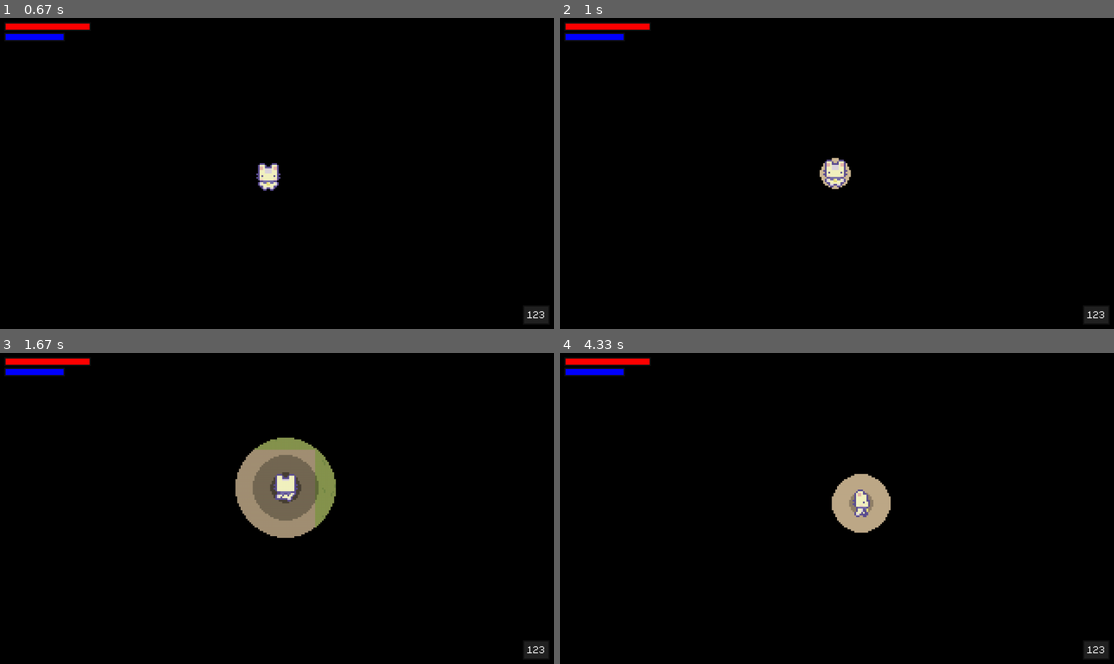
Above: before the commit, frames 1-4 (two rows, left to right).
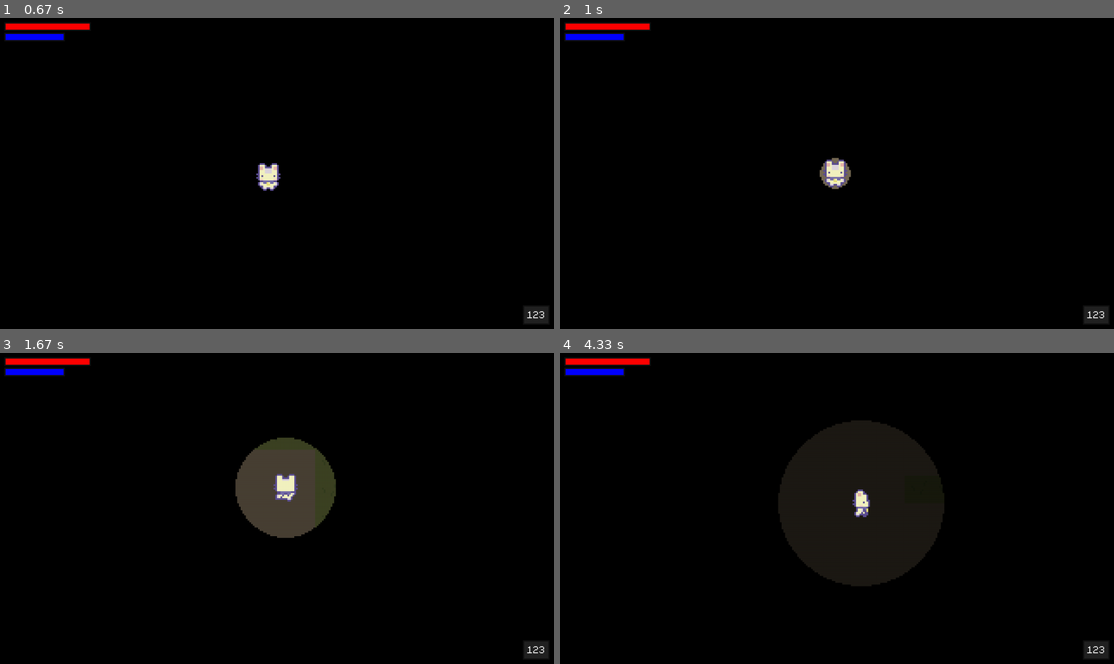
Above: after the commit, the same moments.

Repository: SushiOnToast/pygame-community-spring-jam-2025
Game: pygame game, started from code/main.py
Two runs of this game, one before a commit and one after it. Both use one fixed random seed, a clock stepped at 60 frames per second and the inputs below.
Inputs (mouse positions are in pixels of both pictures, inside the frame that each line leads up to):
- Up to frame 1 (0.67 s): click (277, 142) at 0.38 s
- Up to frame 2 (1 s): tap Space at 0.67 s
- Up to frame 3 (1.67 s): hold D 1-1.47 s; tap Space at 1.07, 1.37, 1.57 s; hold W from 1.5 s (still down)
- Up to frame 4 (4.33 s): release W at 1.8 s; hold D 1.83-2.3 s; tap Space at 1.9, 2.2, 2.4, 2.7, 2.97, 3.3, 3.6, 3.73, 4.13 s; hold A 2.33-2.87 s; hold S 2.9-3.2 s; hold A 3.23-3.63 s; hold W 3.67-4.03 s; hold D from 4.07 s (still down)

Frame 1 is identical in both runs. In frame 2, 0.1% of the frame differs, in the area x 46-53%, y 44-56%; in frame 3, 4.1%; in frame 4, 12%, in the area x 39-70%, y 21-75%.

Commit message:
change echolocation visual to one fading circle

Diff:
--- a/code/game_mechanics.py
+++ b/code/game_mechanics.py
@@ -54,7 +54,6 @@
         # Create surface for walking sound
         if self.player.is_moving:
             walk_surf = pygame.Surface((WIDTH, HEIGHT), pygame.SRCALPHA)
-            # Convert COLORKEY to RGBA
             color = (*COLORKEY, self.walking_fade)  # Unpack RGB and add alpha
             pygame.draw.circle(
                 walk_surf,
@@ -67,11 +66,15 @@
         # Create surface for echolocation
         if self.player.is_doing_echolocation:
             echo_surf = pygame.Surface((WIDTH, HEIGHT), pygame.SRCALPHA)
-            for i in range(3):
-                radius = self.echo_current_radius - (i * 10)
+            num_bands = 3
+            band_spacing = 10
+
+            for i in reversed(range(num_bands)):  # <-- Draw outer bands first
+                radius = self.echo_current_radius - (i * band_spacing)
                 if radius > 0:
-                    alpha = max(0, self.echo_fade - (i * 50))
-                    color = (*COLORKEY, alpha)  # Unpack RGB and add alpha
+                    # Outer bands are more transparent
+                    alpha = max(0, self.echo_fade - ((num_bands - 1 - i) * 50))
+                    color = (*COLORKEY, alpha)
                     pygame.draw.circle(
                         echo_surf,
                         color,
@@ -80,6 +83,7 @@
                     )
             self.cover_surf.blit(echo_surf, (0, 0))
 
+
     def update(self, pos, camera_offset):
         self.update_walking_sound()
         self.update_echolocation()
--- a/code/player.py
+++ b/code/player.py
@@ -32,7 +32,7 @@
     self.echolocation = Echolocation(self.cover_surf, self)
     self.is_doing_echolocation = False
     self.echolocation_time = 0
-    self.echolocation_duration = 3000
+    self.echolocation_duration = 2000
 
     #stats
     self.stats = {'health':100,'energy':60,'attack':10,'magic':4,'speed':2}
